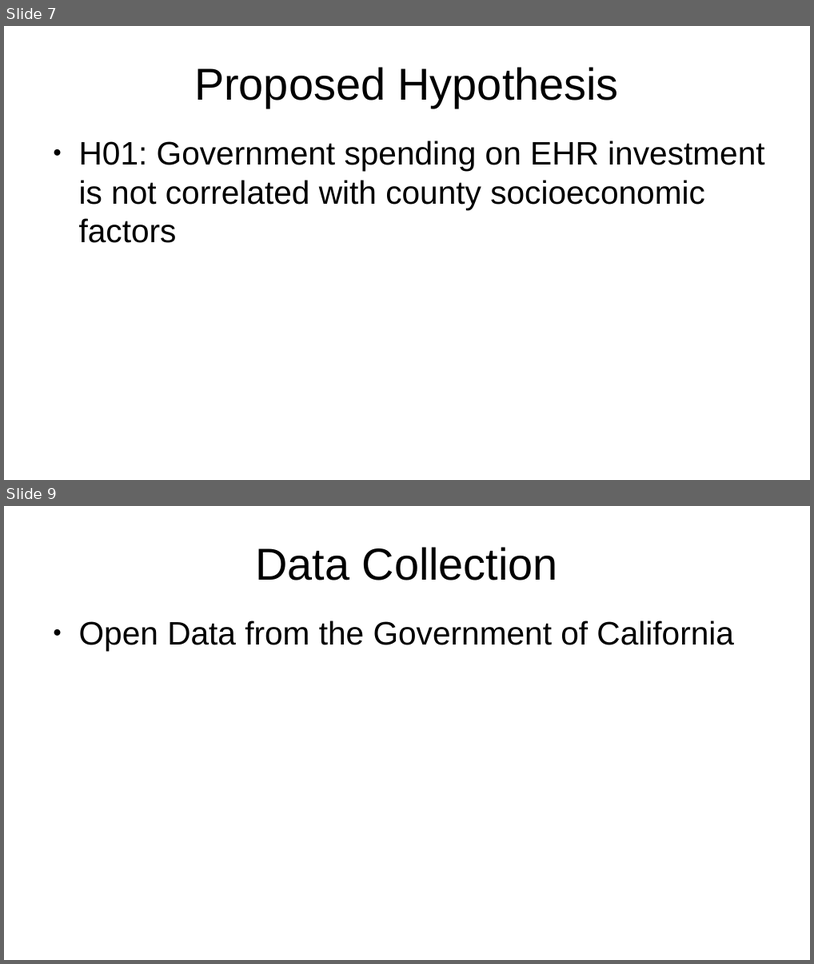
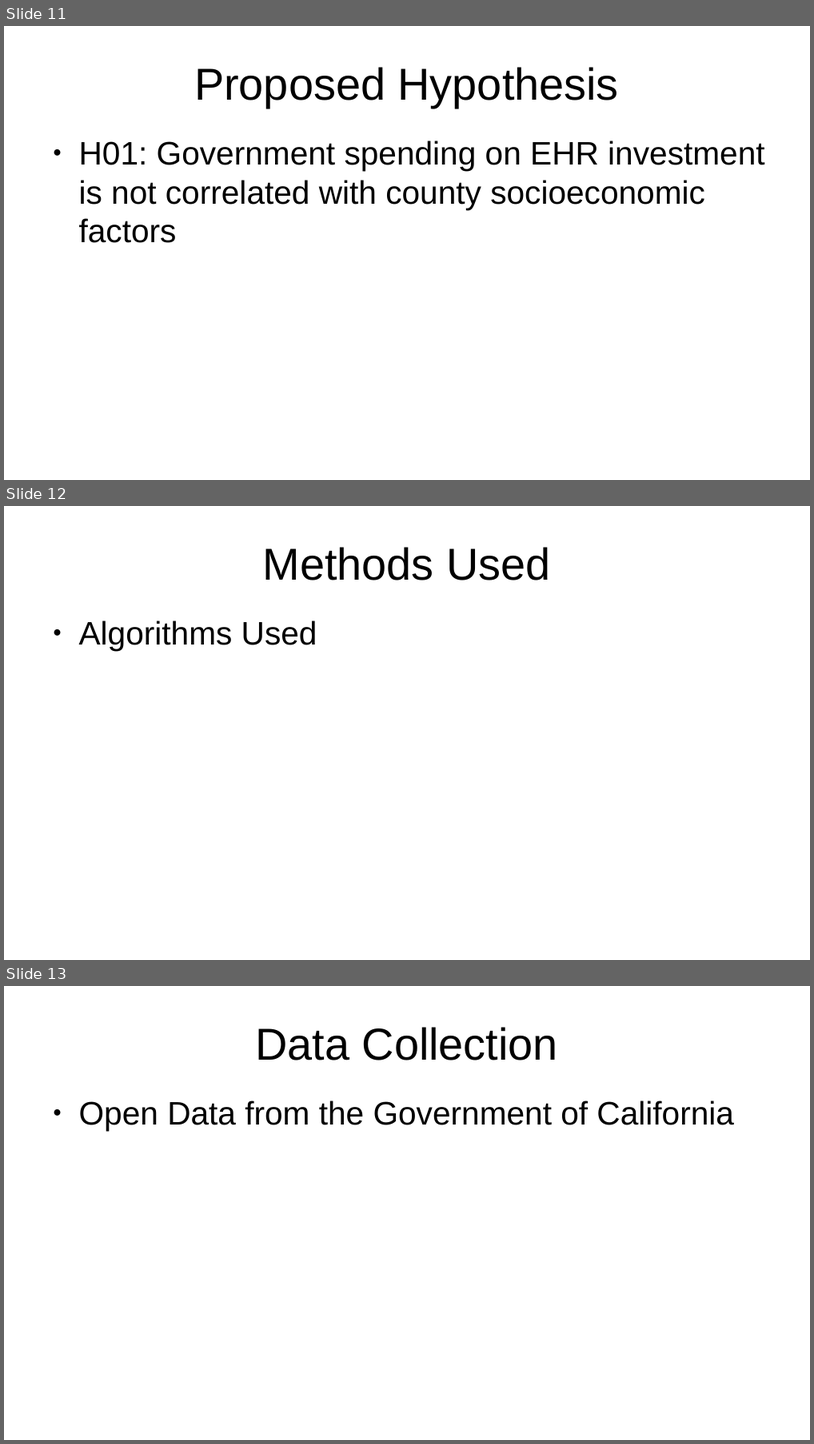
Before and after one commit to vicky-playground/EHR-GDP, a slide deck: does_gdp_impact_health_information_technology_investment.odp. Shown one above the other, each under a label of ours: slides 7 and 9 before the commit, slides 11, 12 and 13 after it; the slides between them are not shown. The pictures are 814x964 and 814x1444 pixels, drawn with LibreOffice and Linux fonts; fonts in the diff are those of the drawing. Boxes give left, top, right and bottom in pixels: in the first picture for what was removed or moved away, otherwise in the second. Text is boxed around its words. In the diff, an @@ line names an element or a change of style, - is before the commit and + after.

```diff
--- a/does_gdp_impact_health_information_technology_investment.odp
+++ b/does_gdp_impact_health_information_technology_investment.odp
@@ slide 12 added at (4, 506, 810, 960), background #FFFFFF @@
@@ title added at (263, 547, 550, 580), 44 pt, text #000000 @@
+Methods Used
@@ text added at (79, 620, 318, 651), 32 pt, text #000000 @@
+● Algorithms Used
@@ what was slide 7 is now slide 11 @@
@@ what was slide 9 is now slide 13 @@
```
Also in this commit, not shown: 3 slides changed, 4 other slides added, 1 slide removed, 3 other files.
